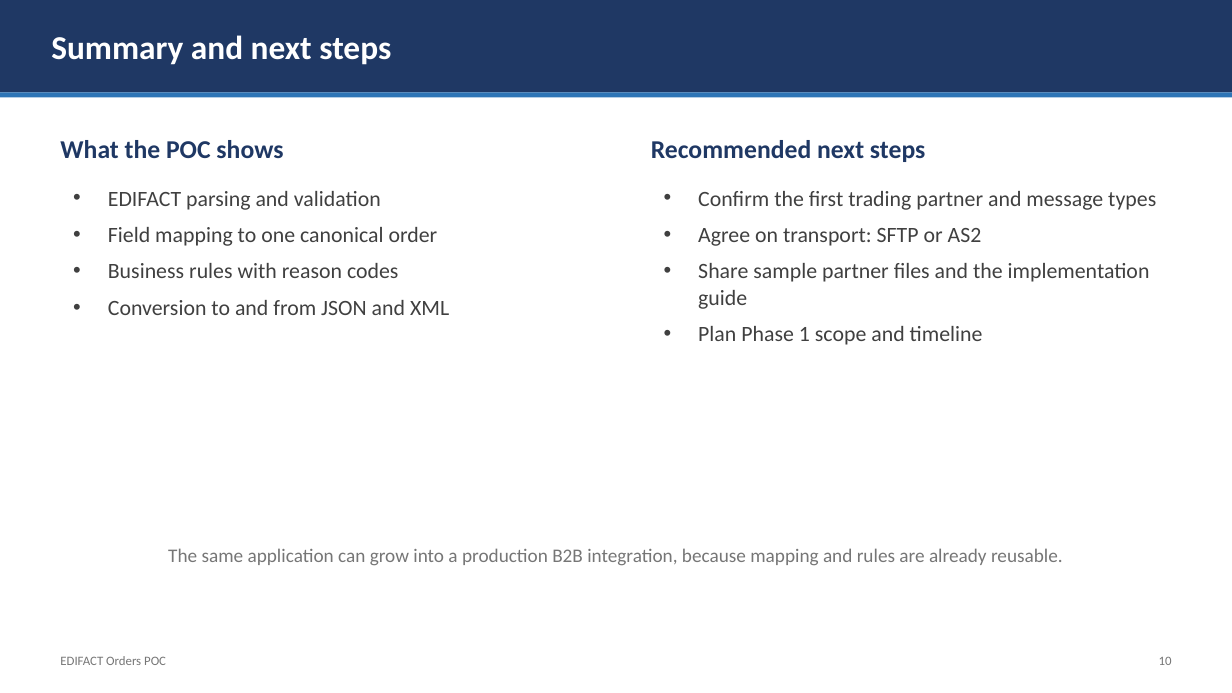
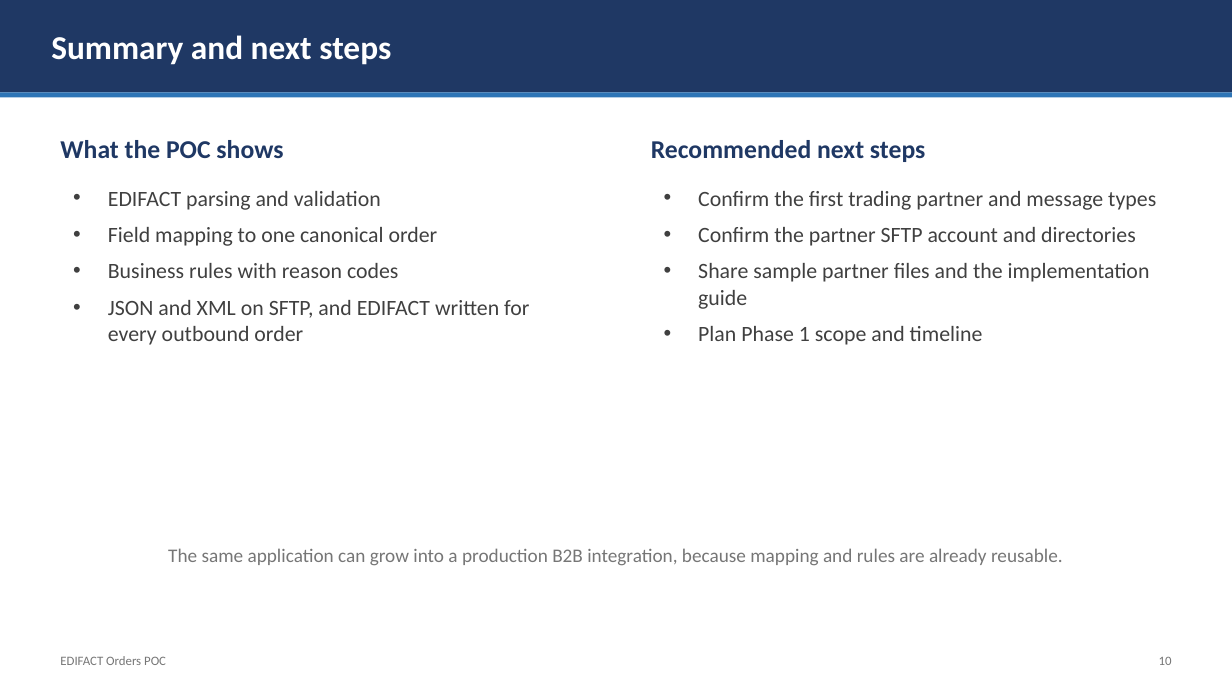
Before and after one commit to subhash-builds/edifact-orders-poc, a slide deck: slide 10 of EDIFACT-Orders-POC.pptx. Drawn at 1232x693 pixels with LibreOffice and Linux fonts; fonts in the diff are those of the drawing. Boxes give left, top, right and bottom in pixels: in the first picture for what was removed or moved away, otherwise in the second. Text is boxed around its words. In the diff, an @@ line names an element or a change of style, - is before the commit and + after.

```diff
--- a/EDIFACT-Orders-POC.pptx
+++ b/EDIFACT-Orders-POC.pptx
@@ text at box(698, 227, 1136, 246): text changed @@
-• Agree on transport: SFTP or AS2
+• Confirm the partner SFTP account and directories
@@ text at box(108, 300, 529, 345): text changed @@
-• Conversion to and from JSON and XML
+• JSON and XML on SFTP, and EDIFACT written for every outbound order
```
Also in this commit, not shown: 8 other slides changed.
